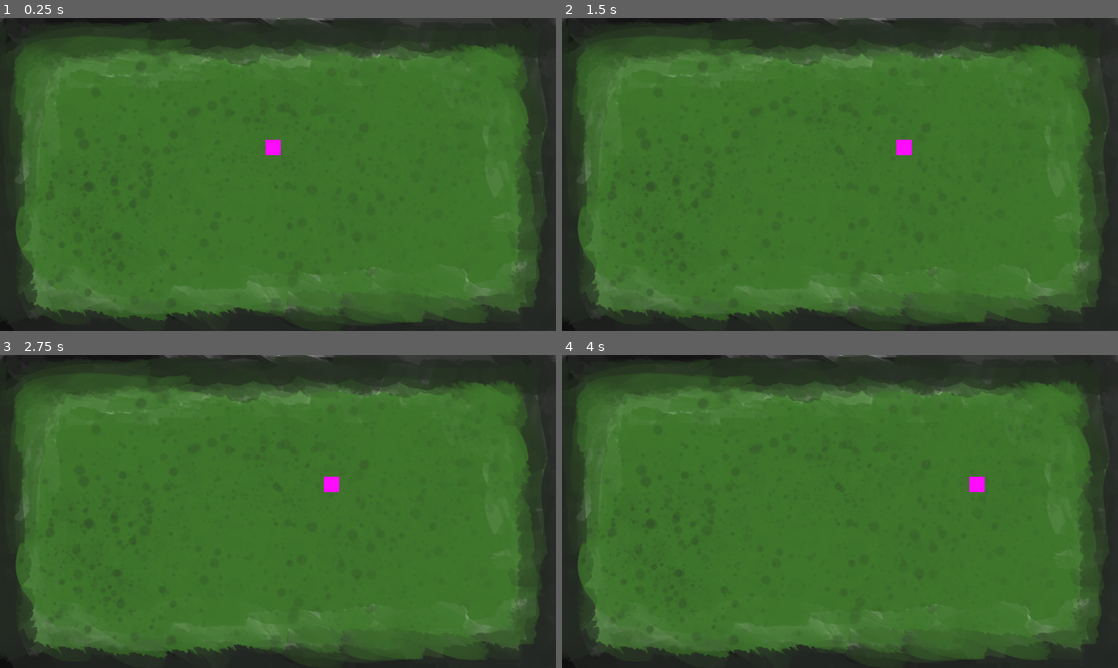
Above: before the commit, frames 1-4 (two rows, left to right).
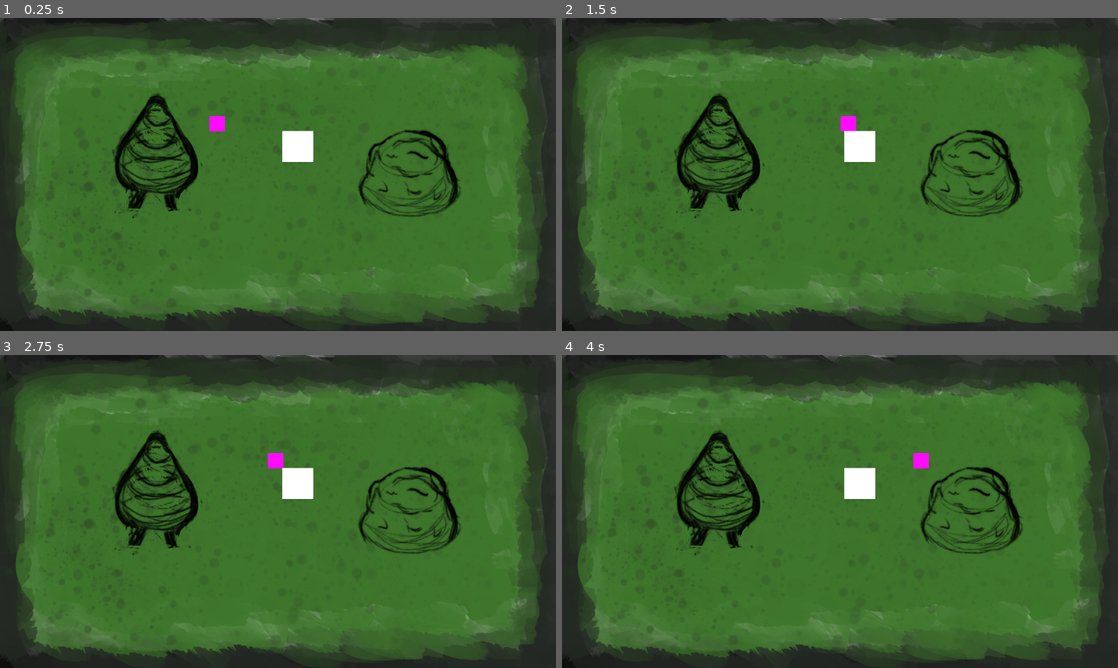
Above: after the commit, the same moments.

Repository: BradGaddis/RogueLike
Game: Godot game, scene res://Scenes/main.tscn
The game is run twice, just before and just after one commit, with the same random seed, the same clock (stepped at 60 frames per second) and the same inputs. Before the commit the project starts from res://main.tscn.
Inputs:
- Up to frame 1 (0.25 s): no input
- Up to frame 2 (1.5 s): tap Enter (ui_accept) at 0.5, 0.6, 0.77, 1.07, 1.35 s; hold Right (ui_right) from 0.53 s (still down)
- Up to frame 3 (2.75 s): tap Enter (ui_accept) at 1.52, 1.82, 2.1 s; release Right (ui_right) at 2.03 s; hold Left (ui_left) from 2.03 s (still down)
- Up to frame 4 (4 s): release Left (ui_left) at 2.78 s; hold Right (ui_right) from 2.78 s (still down); tap Enter (ui_accept) at 2.85, 3.02, 3.32, 3.6, 3.77 s

The runs differ from the first frame. In frame 1, 4.8% of the frame differs, in the area x 20-83%, y 24-64%; in frame 2, 4.8%; in frame 3, 4.8%; in frame 4, 4.8%.

Commit message:
add a few more essentials

Diff:
--- /dev/null
+++ b/Assets/icon.svg
@@ -0,0 +1 @@
+<svg height="128" width="128" xmlns="http://www.w3.org/2000/svg"><rect x="2" y="2" width="124" height="124" rx="14" fill="#363d52" stroke="#212532" stroke-width="4"/><g transform="scale(.101) translate(122 122)"><g fill="#fff"><path d="M105 673v33q407 354 814 0v-33z"/><path fill="#478cbf" d="m105 673 152 14q12 1 15 14l4 67 132 10 8-61q2-11 15-15h162q13 4 15 15l8 61 132-10 4-67q3-13 15-14l152-14V427q30-39 56-81-35-59-83-108-43 20-82 47-40-37-88-64 7-51 8-102-59-28-123-42-26 43-46 89-49-7-98 0-20-46-46-89-64 14-123 42 1 51 8 102-48 27-88 64-39-27-82-47-48 49-83 108 26 42 56 81zm0 33v39c0 276 813 276 813 0v-39l-134 12-5 69q-2 10-14 13l-162 11q-12 0-16-11l-10-65H447l-10 65q-4 11-16 11l-162-11q-12-3-14-13l-5-69z"/><path d="M483 600c3 34 55 34 58 0v-86c-3-34-55-34-58 0z"/><circle cx="725" cy="526" r="90"/><circle cx="299" cy="526" r="90"/></g><g fill="#414042"><circle cx="307" cy="532" r="60"/><circle cx="717" cy="532" r="60"/></g></g></svg>
--- /dev/null
+++ b/Scenes/enemy.gd
@@ -0,0 +1,28 @@
+extends CharacterBody2D
+
+
+#const SPEED = 300.0
+#const JUMP_VELOCITY = -400.0
+#
+## Get the gravity from the project settings to be synced with RigidBody nodes.
+#var gravity = ProjectSettings.get_setting("physics/2d/default_gravity")
+#
+#
+#func _physics_process(delta):
+#	# Add the gravity.
+#	if not is_on_floor():
+#		velocity.y += gravity * delta
+#
+#	# Handle Jump.
+#	if Input.is_action_just_pressed("ui_accept") and is_on_floor():
+#		velocity.y = JUMP_VELOCITY
+#
+#	# Get the input direction and handle the movement/deceleration.
+#	# As good practice, you should replace UI actions with custom gameplay actions.
+#	var direction = Input.get_axis("ui_left", "ui_right")
+#	if direction:
+#		velocity.x = direction * SPEED
+#	else:
+#		velocity.x = move_toward(velocity.x, 0, SPEED)
+#
+#	move_and_slide()
--- /dev/null
+++ b/Scenes/enemy.tscn
@@ -0,0 +1,16 @@
+[gd_scene load_steps=4 format=3 uid="uid://fnahsr4u3jae"]
+
+[ext_resource type="Texture2D" uid="uid://cu6hkk3vihuie" path="res://Assets/single white pixel.png" id="1_7nfrh"]
+[ext_resource type="Script" path="res://Scenes/enemy.gd" id="1_hrmc0"]
+
+[sub_resource type="RectangleShape2D" id="RectangleShape2D_j7ppv"]
+
+[node name="Enemy" type="CharacterBody2D"]
+script = ExtResource("1_hrmc0")
+
+[node name="CollisionShape2D" type="CollisionShape2D" parent="."]
+shape = SubResource("RectangleShape2D_j7ppv")
+
+[node name="Sprite2D" type="Sprite2D" parent="."]
+scale = Vector2(64, 64)
+texture = ExtResource("1_7nfrh")
--- /dev/null
+++ b/Scenes/main.tscn
@@ -0,0 +1,42 @@
+[gd_scene load_steps=7 format=3 uid="uid://dnrxifm6l6pkn"]
+
+[ext_resource type="Texture2D" uid="uid://7yd1wrrbd7ue" path="res://Assets/bg1.png" id="1_1smuv"]
+[ext_resource type="PackedScene" uid="uid://chf6iacsnug2o" path="res://Scenes/player.tscn" id="1_at4s6"]
+[ext_resource type="Texture2D" uid="uid://cgk1lwfili43d" path="res://Assets/tree1.png" id="3_qwsio"]
+[ext_resource type="Texture2D" uid="uid://cj6ymbp708kbp" path="res://Assets/rock1.png" id="4_5wwac"]
+[ext_resource type="Script" path="res://Scripts/GameManager.gd" id="5_ve210"]
+[ext_resource type="PackedScene" uid="uid://fnahsr4u3jae" path="res://Scenes/enemy.tscn" id="6_f8c2w"]
+
+[node name="main" type="Node2D"]
+
+[node name="CanvasLayer" type="CanvasLayer" parent="."]
+layer = -100
+scale = Vector2(0.3, 0.3)
+transform = Transform2D(0.3, 0, 0, 0.3, 0, 0)
+follow_viewport_enabled = true
+
+[node name="Background" type="TextureRect" parent="CanvasLayer"]
+offset_right = 3840.0
+offset_bottom = 2160.0
+texture = ExtResource("1_1smuv")
+stretch_mode = 4
+
+[node name="Player" parent="." instance=ExtResource("1_at4s6")]
+position = Vector2(450, 219)
+speed = 151
+
+[node name="Environment" type="Node" parent="."]
+
+[node name="Tree1" type="Sprite2D" parent="Environment"]
+position = Vector2(326, 289)
+texture = ExtResource("3_qwsio")
+
+[node name="Rock1" type="Sprite2D" parent="Environment"]
+position = Vector2(846, 314)
+texture = ExtResource("4_5wwac")
+
+[node name="GameManager" type="Node" parent="."]
+script = ExtResource("5_ve210")
+
+[node name="Enemy" parent="." instance=ExtResource("6_f8c2w")]
+position = Vector2(617, 266)
--- /dev/null
+++ b/Scenes/player.tscn
@@ -0,0 +1,20 @@
+[gd_scene load_steps=4 format=3 uid="uid://chf6iacsnug2o"]
+
+[ext_resource type="Script" path="res://Scripts/player.gd" id="1_rhqe0"]
+[ext_resource type="Texture2D" uid="uid://cu6hkk3vihuie" path="res://Assets/single white pixel.png" id="2_whqho"]
+
+[sub_resource type="RectangleShape2D" id="RectangleShape2D_vovtw"]
+size = Vector2(32, 32)
+
+[node name="Player" type="CharacterBody2D"]
+script = ExtResource("1_rhqe0")
+speed = 100
+
+[node name="CollisionShape2D" type="CollisionShape2D" parent="."]
+z_index = 1
+shape = SubResource("RectangleShape2D_vovtw")
+
+[node name="Sprite2D" type="Sprite2D" parent="."]
+modulate = Color(1, 0.0470588, 1, 1)
+scale = Vector2(32, 32)
+texture = ExtResource("2_whqho")
--- /dev/null
+++ b/Scenes/rock_1.tscn
@@ -0,0 +1,7 @@
+[gd_scene load_steps=2 format=3 uid="uid://c6q37vyh45h51"]
+
+[ext_resource type="Texture2D" uid="uid://cj6ymbp708kbp" path="res://Assets/rock1.png" id="1_ftufw"]
+
+[node name="Rock1" type="Sprite2D"]
+position = Vector2(846, 314)
+texture = ExtResource("1_ftufw")
--- /dev/null
+++ b/Scenes/tree_1.tscn
@@ -0,0 +1,7 @@
+[gd_scene load_steps=2 format=3 uid="uid://c8eg8c6wvj5ei"]
+
+[ext_resource type="Texture2D" uid="uid://cgk1lwfili43d" path="res://Assets/tree1.png" id="1_jg23f"]
+
+[node name="Tree1" type="Sprite2D"]
+position = Vector2(326, 289)
+texture = ExtResource("1_jg23f")
--- /dev/null
+++ b/Scripts/GameManager.gd
@@ -0,0 +1,15 @@
+extends Node
+
+var level_generator = load("res://Scripts/LevelGenerator.gd")
+
+# Called when the node enters the scene tree for the first time.
+func _ready():
+	# get the current level we are on
+	# call method that generates surrounding levels
+	# load the adjacent levels (9 in total)
+	print(level_generator)
+
+
+# Called every frame. 'delta' is the elapsed time since the previous frame.
+func _process(delta):
+	pass
--- /dev/null
+++ b/Scripts/LevelLoader.gd
@@ -0,0 +1,11 @@
+extends Node
+
+
+# Called when the node enters the scene tree for the first time.
+func _ready():
+	pass # Replace with function body.
+
+
+# Called every frame. 'delta' is the elapsed time since the previous frame.
+func _process(delta):
+	pass
--- /dev/null
+++ b/Scripts/player.gd
@@ -0,0 +1,23 @@
+extends CharacterBody2D
+
+@export var speed = 5
+
+# Called when the node enters the scene tree for the first time.
+func _ready():
+	pass # Replace with function body.
+
+
+# Called every frame. 'delta' is the elapsed time since the previous frame.
+func _physics_process(delta):
+	velocity = Vector2.ZERO
+
+	if Input.is_action_pressed("ui_up"):
+		velocity.y = -1 * speed
+	if Input.is_action_pressed("ui_right"):
+		velocity.x = speed
+	if Input.is_action_pressed("ui_down"):
+		velocity.y = speed
+	if Input.is_action_pressed("ui_left"):
+		velocity.x = -1 * speed
+
+	move_and_slide()
--- a/project.godot
+++ b/project.godot
@@ -11,10 +11,10 @@
 [application]
 
 config/name="RogueLike"
-run/main_scene="res://main.tscn"
+run/main_scene="res://Scenes/main.tscn"
 config/features=PackedStringArray("4.1", "Mobile")
 boot_splash/show_image=false
-config/icon="res://icon.svg"
+config/icon="res://Assets/icon.svg"
 
 [display]
 
Binary file added: Assets/bg1.png
Not shown, added: Assets/bg1.png.import
Not shown, added: Assets/icon.svg.import
Binary file added: Assets/rock1.png
Not shown, added: Assets/rock1.png.import
Binary file added: Assets/single white pixel.png
Not shown, added: Assets/single white pixel.png.import
Binary file added: Assets/tree1.png
Not shown, added: Assets/tree1.png.import
Not shown, added: Assets/bg1.kra
Not shown, added: Assets/bg1.png.kra
Not shown, added: Assets/bg1.png~
(and 5 more such lines)
